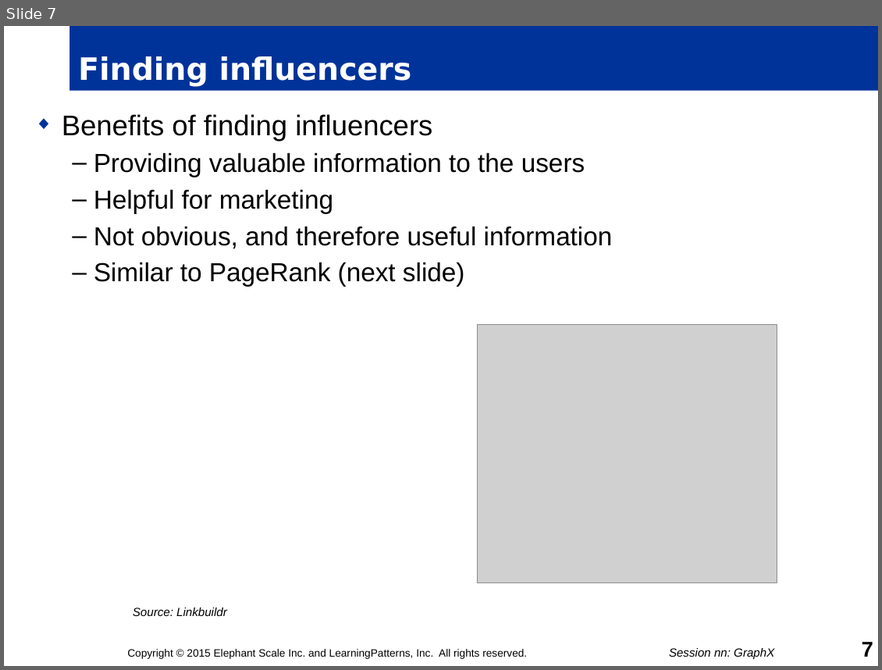
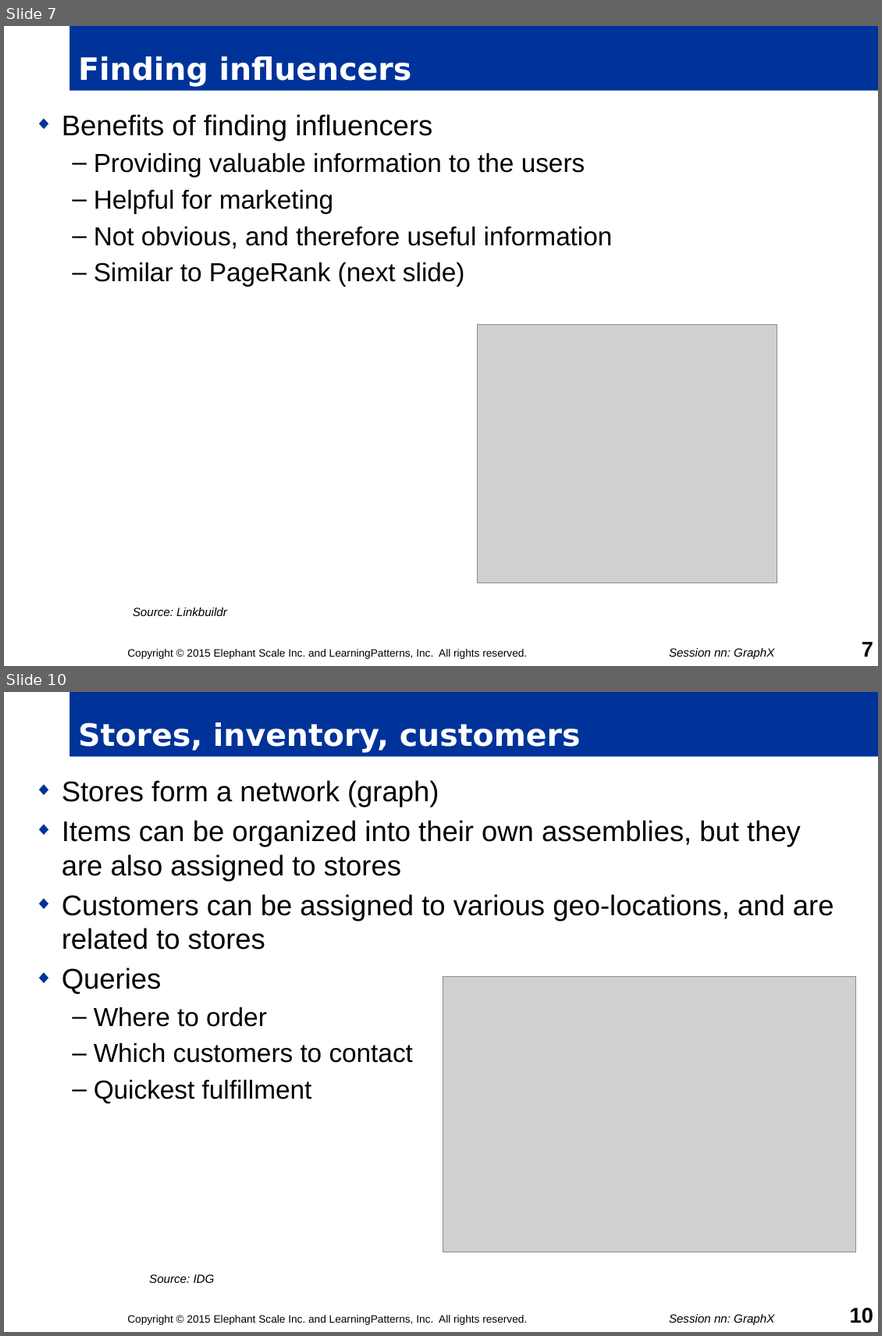
Before and after one commit to mattvinks/spark-labs, a slide deck: slides/nn_GraphX.pptm. Shown one above the other, each under a label of ours: slide 7 before the commit, slides 7 and 10 after it; the slides between them are not shown. The pictures are 882x670 and 882x1336 pixels, drawn with LibreOffice and Linux fonts; fonts in the diff are those of the drawing; grey boxes stand for pictures; background and template pictures are left out. Boxes give left, top, right and bottom in pixels: in the first picture for what was removed or moved away, otherwise in the second. Text is boxed around its words. In the diff, an @@ line names an element or a change of style, - is before the commit and + after.

```diff
--- a/slides/nn_GraphX.pptm
+++ b/slides/nn_GraphX.pptm
@@ slide 10 added at (x1=4, y1=692, x2=878, y2=1332), background #FFFFFF @@
@@ title added at (x1=70, y1=692, x2=878, y2=757), fill #003399, 26 pt, text #FFFFFF, bold @@
+Stores, inventory, customers
@@ text added at (x1=62, y1=780, x2=834, y2=1103), 24 pt, text #000000 @@
+◆ Stores form a network (graph)
+◆ Items can be organized into their own assemblies, but they are also assigned to stores
+◆ Customers can be assigned to various geo-locations, and are related to stores
+◆ Queries
+  – Where to order
+  – Which customers to contact
+  – Quickest fulfillment
@@ picture added at (x1=443, y1=976, x2=857, y2=1251) @@
@@ text added at (x1=149, y1=1274, x2=215, y2=1282), 10 pt, text #000000, italic @@
+Source: IDG
@@ text added at (x1=127, y1=1314, x2=527, y2=1325), 9 pt, text #000000 @@
+Copyright © 2015 Elephant Scale Inc. and LearningPatterns, Inc. All rights reserved.
@@ text added at (x1=669, y1=1314, x2=774, y2=1325), 10 pt, text #000000, italic @@
+Session nn: GraphX
@@ page number added at (x1=850, y1=1307, x2=873, y2=1323), 18 pt, text #000000, bold @@
+10
```
Also in this commit, not shown: 3 slides changed, 8 other slides added, 1 slide removed.
